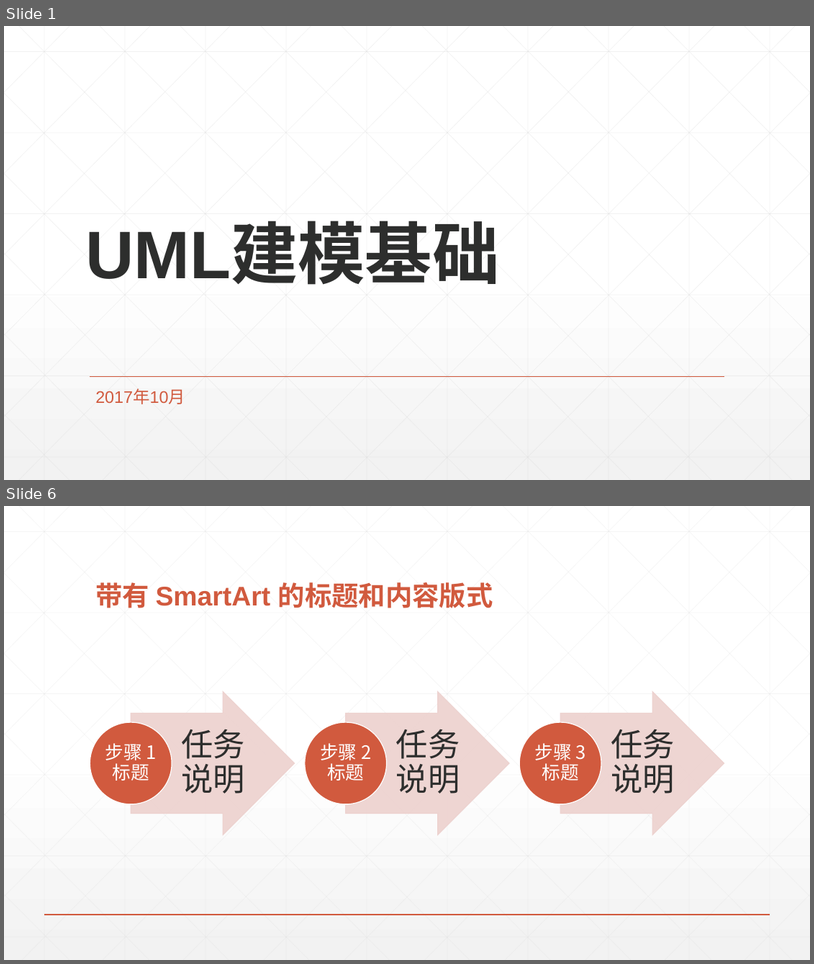
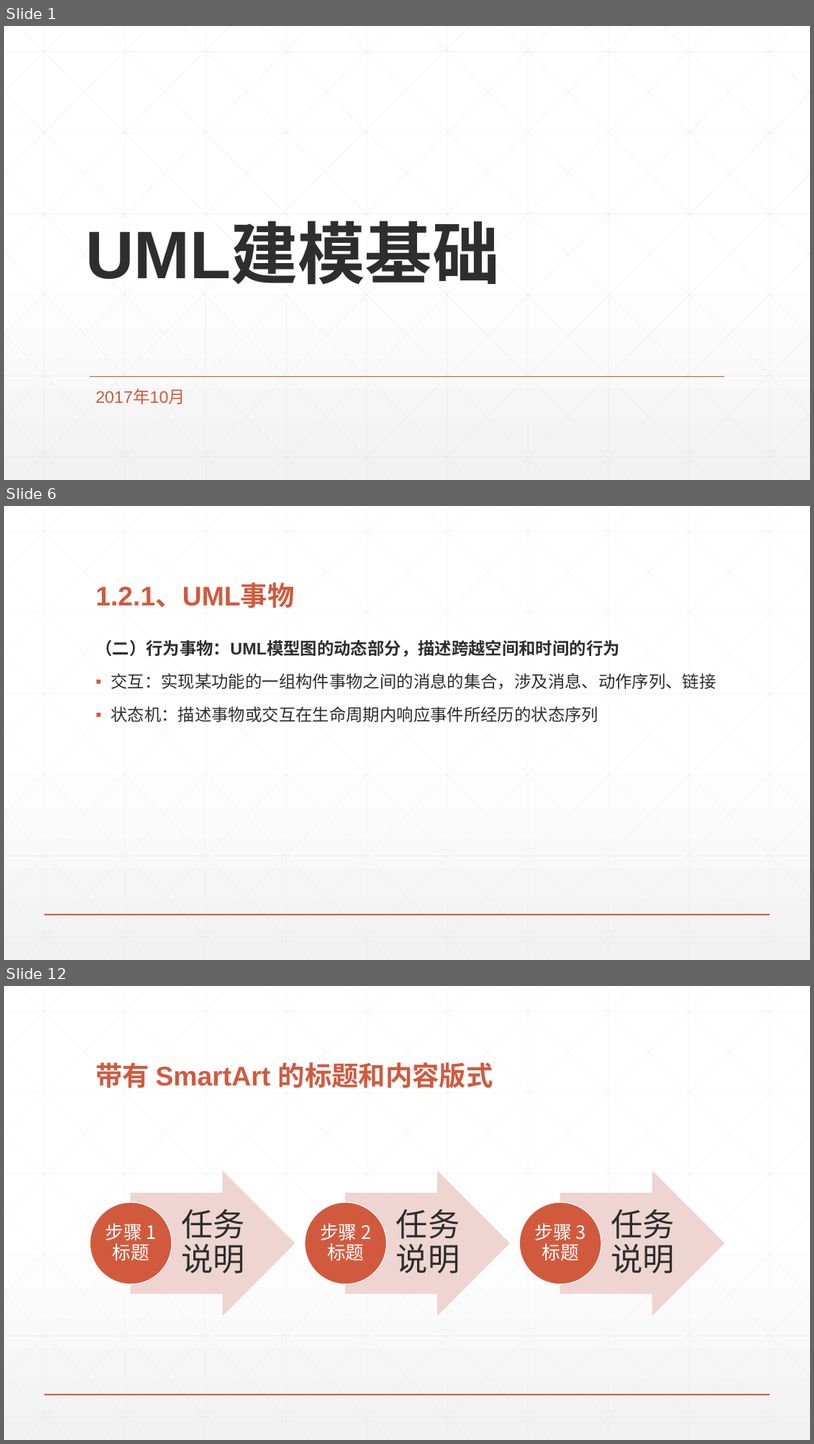
Before and after one commit to taony/Notes-UML, a slide deck: UML建模基础.pptx. Shown one above the other, each under a label of ours: slides 1 and 6 before the commit, slides 1, 6 and 12 after it; the slides between them are not shown. The pictures are 814x964 and 814x1444 pixels, drawn with LibreOffice and Linux fonts; fonts in the diff are those of the drawing. Boxes give left, top, right and bottom in pixels: in the first picture for what was removed or moved away, otherwise in the second. Text is boxed around its words. In the diff, an @@ line names an element or a change of style, - is before the commit and + after.

```diff
--- a/UML建模基础.pptx
+++ b/UML建模基础.pptx
@@ slide 6 added at box(4, 506, 810, 960), background gradient #FFFFFF to #F2F2F2; not listed: 47 template elements that a slide beside it also shows @@
@@ title added at box(95, 584, 294, 608), 32 pt, text #D15A3E, bold @@
+1.2.1、UML事物
@@ text added at box(95, 640, 716, 722), 20 pt, text #2D2E2D @@
+（二）行为事物：UML模型图的动态部分，描述跨越空间和时间的行为
+▪ 交互：实现某功能的一组构件事物之间的消息的集合，涉及消息、动作序列、链接
+▪ 状态机：描述事物或交互在生命周期内响应事件所经历的状态序列
@@ what was slide 6 is now slide 12 @@
```
Also in this commit, not shown: 1 slide changed, 8 other slides added, 3 slides removed, 1 other file.
